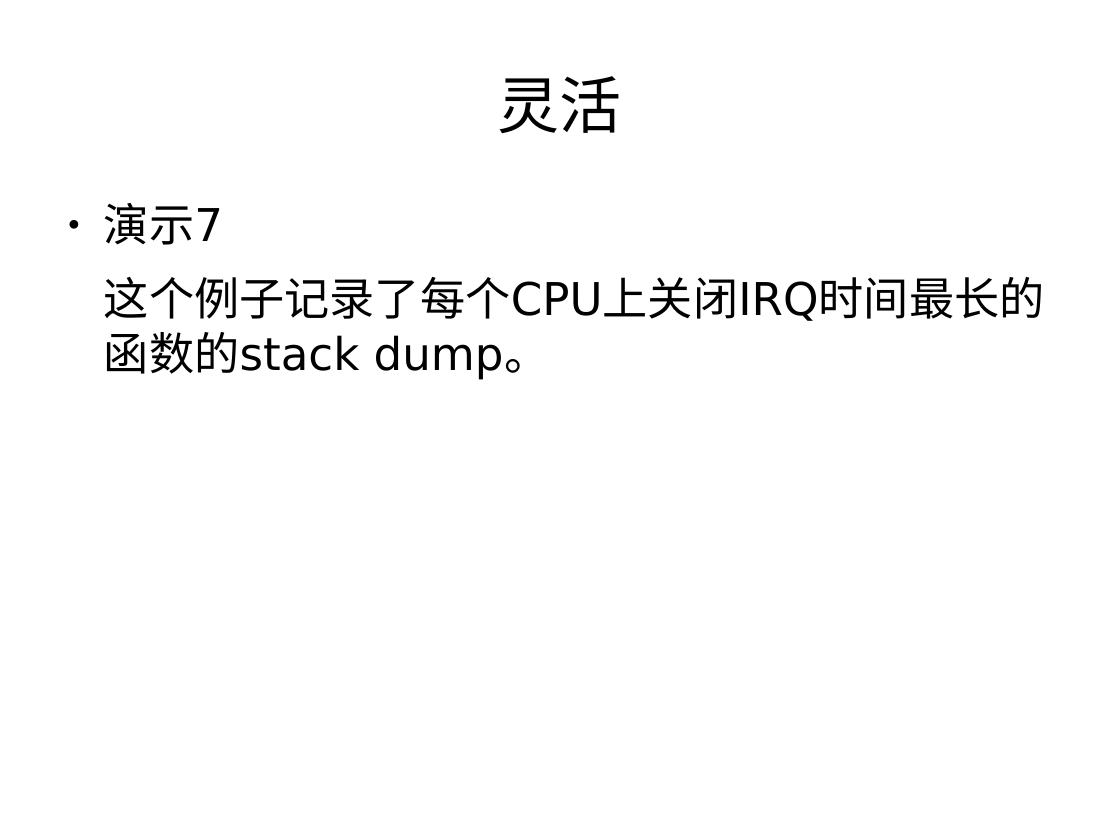
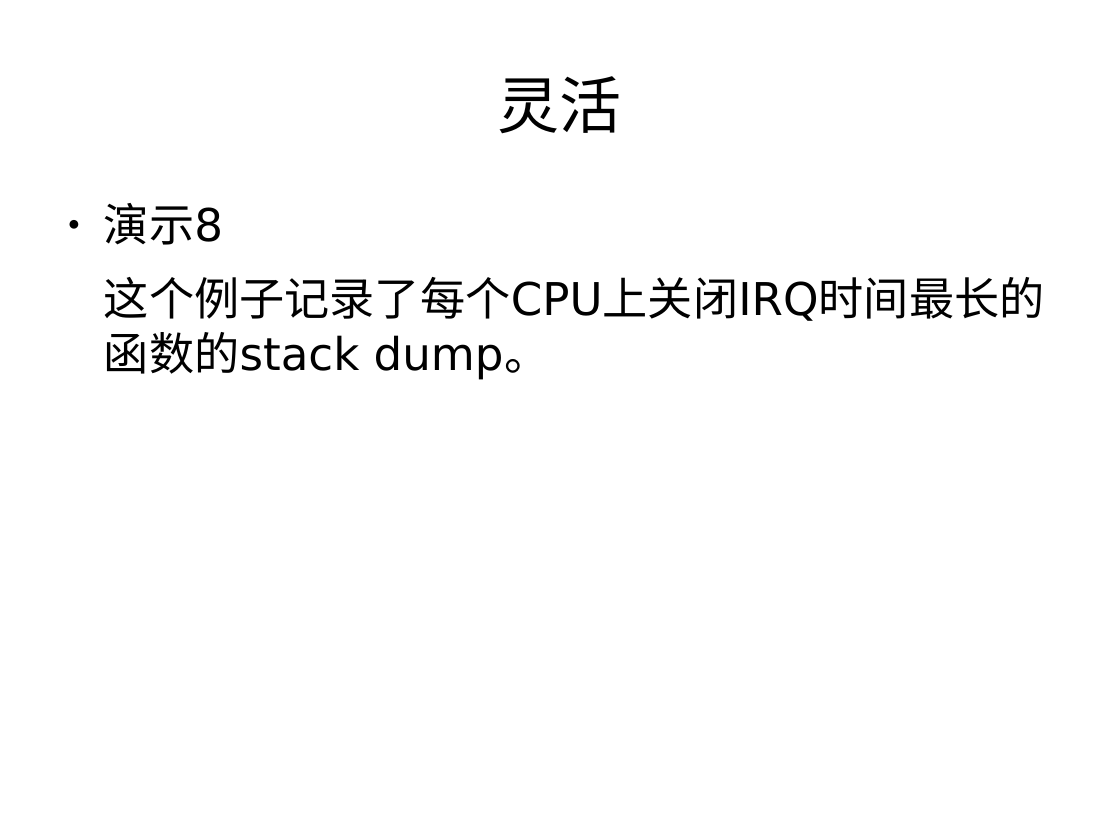
Before and after one commit to teawater/kgtp-misc, a slide deck: slide 15 of show/introduce/kgtpcn.odp (slide 12 before the commit). Drawn at 1120x840 pixels with LibreOffice and Linux fonts; fonts in the diff are those of the drawing. Boxes give left, top, right and bottom in pixels: in the first picture for what was removed or moved away, otherwise in the second. Text is boxed around its words. In the diff, an @@ line names an element or a change of style, - is before the commit and + after.

```diff
--- a/show/introduce/kgtpcn.odp
+++ b/show/introduce/kgtpcn.odp
@@ text at <box>104,203,223,245</box>: text changed @@
-● 演示7
+● 演示8
```
Also in this commit, not shown: 10 other slides changed, 8 slides added, 6 slides removed, 1 other file.
